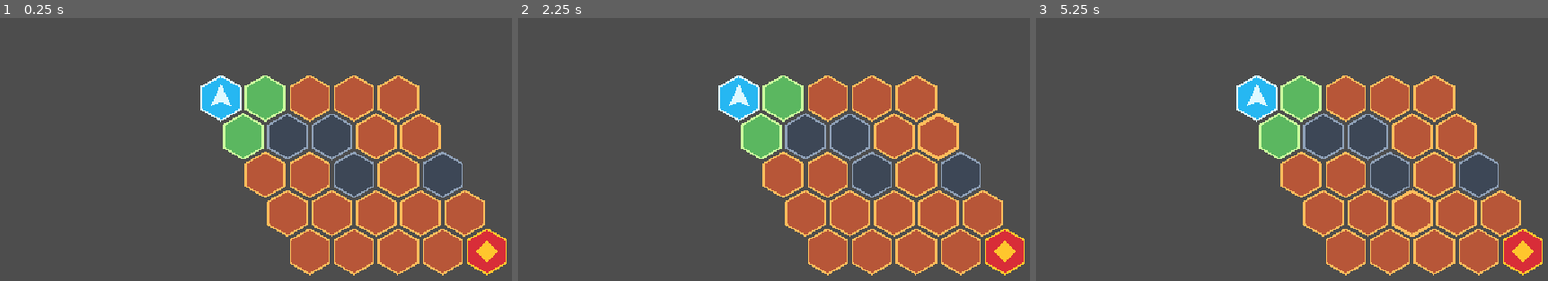
Above: before the commit, frames 1-3 (left to right).
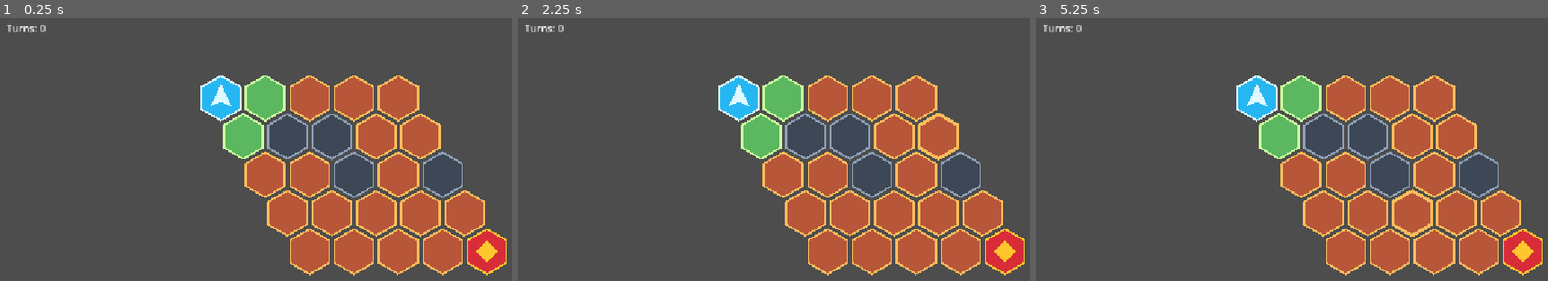
Above: after the commit, the same moments.

Repository: Poostaq/two-dimensional-experiment
Game: Godot game, scene res://Scenes/game_world.tscn
Two runs of this game, one before a commit and one after it. Both use one fixed random seed, a clock stepped at 60 frames per second and the inputs below.
Inputs (mouse positions are in pixels of both pictures, inside the frame that each line leads up to):
- Up to frame 1 (0.25 s): no input
- Up to frame 2 (2.25 s): tap Enter at 0.5, 0.6, 2 s; move the mouse to (outside the picture) at 0.52 s; hold Right 0.53-1.28 s; click (outside the picture) at 0.67 s; tap Space at 0.77, 1.25, 1.52 s; move the mouse to (727, 233) at 1.27 s; hold Down 1.28-2.03 s; tap Tab at 1.35 s; move the mouse to (948, 123) at 2.02 s; hold Right from 2.03 s (still down); tap Backspace at 2.1 s
- Up to frame 3 (5.25 s): tap Space at 2.75, 3.02, 3.77, 4.25, 4.52 s; move the mouse to (outside the picture) at 2.77 s; release Right at 2.78 s; hold Up 2.78-3.53 s; tap Shift at 2.85 s; click (outside the picture) at 2.92 s; tap Enter at 3.5 s; move the mouse to (outside the picture) at 3.52 s; hold Left 3.53-5.03 s; tap Ctrl at 3.6 s; move the mouse to (1174, 152) at 4.27 s; tap Alt at 4.35 s; move the mouse to (1425, 212) at 5.02 s; hold Down from 5.03 s (still down); tap Delete at 5.1 s; click (1425, 212) at 5.17 s

The runs differ from the first frame. In frame 1, 0.1% of the frame differs, in the area x 1-9%, y 2-6%; in frame 2, 0.1%; in frame 3, 0.1%.

Commit message:
feat: show world map turn counter

Diff:
--- a/Scenes/game_world.tscn
+++ b/Scenes/game_world.tscn
@@ -19,3 +19,11 @@
 polygon = PackedVector2Array(0, -22, 18, 14, 0, 6, -18, 14)
 
 [node name="UI" type="CanvasLayer" parent="." unique_id=1992656574]
+
+[node name="TurnCounterLabel" type="Label" parent="UI" unique_id=64105601]
+unique_name_in_owner = true
+offset_left = 16.0
+offset_top = 16.0
+offset_right = 116.0
+offset_bottom = 44.0
+text = "Turns: 0"
--- a/Scripts/Map/map_controller.gd
+++ b/Scripts/Map/map_controller.gd
@@ -20,6 +20,7 @@
 @onready var _player_marker: Node2D = $MapRoot/PlayerMarker
 @onready var _boss_marker: Node2D = $MapRoot/BossMarker
 @onready var _ui_layer: CanvasLayer = $UI
+@onready var _turn_counter_label: Label = %TurnCounterLabel
 
 var player_coord: Vector2i = Vector2i.ZERO
 var boss_coord: Vector2i = Vector2i.ZERO
@@ -50,6 +51,7 @@
 
 	_build_tiles()
 	_refresh_visual_state()
+	_refresh_turn_counter()
 
 
 func set_run_id(value: String) -> void:
@@ -62,6 +64,7 @@
 	player_coord = _model.get_start_coord()
 	boss_coord = _model.get_boss_coord()
 	move_count = 0
+	_refresh_turn_counter()
 	_sudden_death_active = false
 	encounter_types = _model.get_encounter_types_for_run(run_id)
 	_refresh_visual_state()
@@ -145,6 +148,7 @@
 
 	player_coord = destination
 	move_count += 1
+	_refresh_turn_counter()
 	_refresh_visual_state()
 
 	if player_coord == boss_coord:
@@ -185,6 +189,10 @@
 		tile.configure(coord)
 		tile.tile_selected.connect(_on_tile_selected)
 		_tiles[coord] = tile
+
+
+func _refresh_turn_counter() -> void:
+	_turn_counter_label.text = "Turns: %d" % move_count
 
 
 func _refresh_visual_state() -> void:
--- /dev/null
+++ b/Tests/Map/test_world_turn_counter.gd
@@ -0,0 +1,86 @@
+class_name WorldTurnCounterTests
+extends SceneTree
+
+const GAME_WORLD_PATH := "res://Scenes/game_world.tscn"
+const EXPECTED_TEST_COUNT := 4
+
+var _failures: Array[String] = []
+
+
+func _initialize() -> void:
+	call_deferred("_run")
+
+
+func _run() -> void:
+	await _test_turn_counter_starts_at_zero()
+	await _test_accepted_move_increments_turn_counter_once()
+	await _test_rejected_move_leaves_turn_counter_unchanged()
+	await _test_set_run_id_resets_turn_counter_to_zero()
+	_report()
+	quit(1 if not _failures.is_empty() else 0)
+
+
+func _test_turn_counter_starts_at_zero() -> void:
+	var world := await _instantiate_world()
+	_assert(_counter_text(world) == "Turns: 0", "initial zero text",
+		"new world must render zero successful moves")
+	_free_world(world)
+
+
+func _test_accepted_move_increments_turn_counter_once() -> void:
+	var world := await _instantiate_world()
+	var moved := world.request_move(Vector2i(1, 0))
+	_assert(moved and world.move_count == 1 and _counter_text(world) == "Turns: 1",
+		"accepted move increment text", "one accepted move must render exactly one turn")
+	_free_world(world)
+
+
+func _test_rejected_move_leaves_turn_counter_unchanged() -> void:
+	var world := await _instantiate_world()
+	var moved := world.request_move(Vector2i(4, 4))
+	_assert(not moved and world.move_count == 0 and _counter_text(world) == "Turns: 0",
+		"rejected move unchanged text", "non-adjacent move must not mutate text")
+	_free_world(world)
+
+
+func _test_set_run_id_resets_turn_counter_to_zero() -> void:
+	var world := await _instantiate_world()
+	world.request_move(Vector2i(1, 0))
+	world.set_run_id("counter-reset-run")
+	_assert(world.move_count == 0 and _counter_text(world) == "Turns: 0",
+		"set_run_id reset text", "run reset must reset model and label together")
+	_free_world(world)
+
+
+func _instantiate_world() -> MapController:
+	var packed := load(GAME_WORLD_PATH) as PackedScene
+	var world := packed.instantiate() as MapController
+	root.add_child(world)
+	await process_frame
+	await process_frame
+	return world
+
+
+func _counter_text(world: MapController) -> String:
+	var label := world.get_node_or_null("%TurnCounterLabel") as Label
+	return label.text if is_instance_valid(label) else "<missing>"
+
+
+func _free_world(world: MapController) -> void:
+	if is_instance_valid(world):
+		world.close_active_encounter()
+		world.exit_active_battle()
+		world.queue_free()
+
+
+func _assert(condition: bool, test_name: String, reason: String) -> void:
+	if not condition:
+		_failures.append("%s - %s" % [test_name, reason])
+
+
+func _report() -> void:
+	if _failures.is_empty():
+		print("World turn counter tests: PASS (%d/%d)" % [EXPECTED_TEST_COUNT, EXPECTED_TEST_COUNT])
+		return
+	for failure: String in _failures:
+		print("FAILED: %s" % failure)
